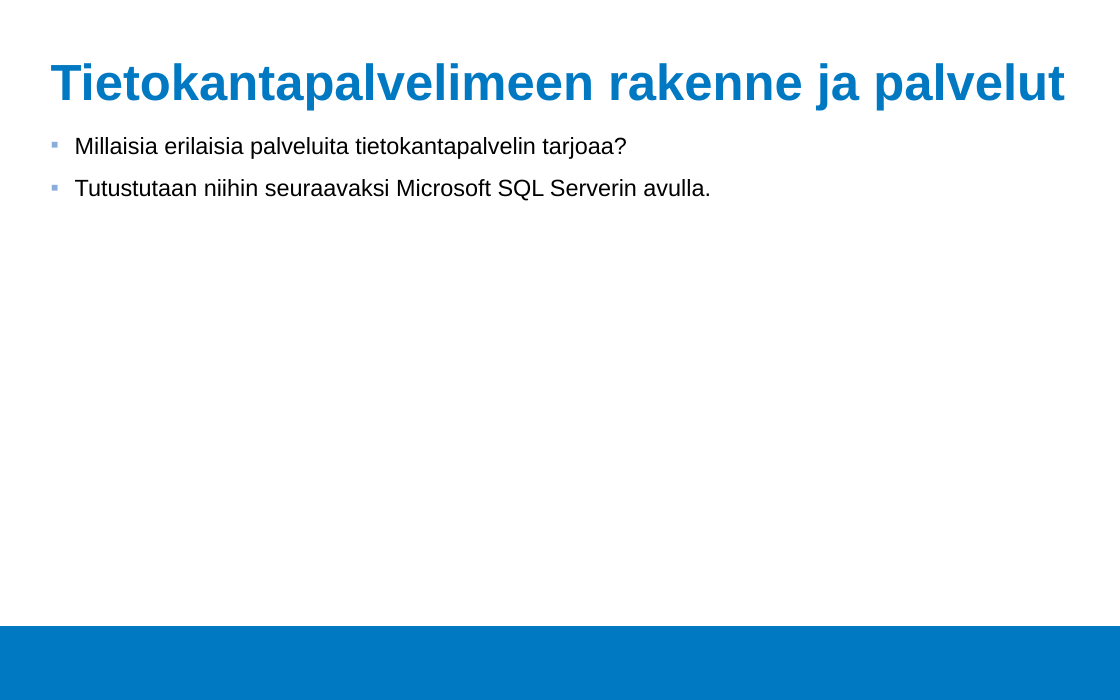
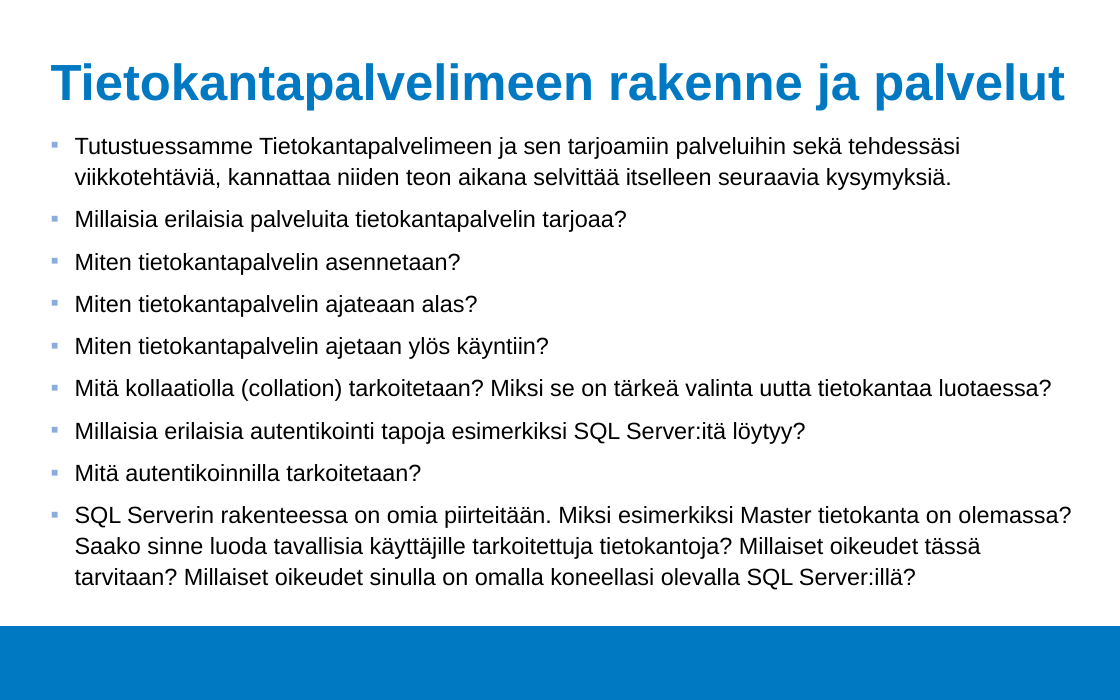
Before and after one commit to Tietokantahallinta/Tietokantahallinta.github.io, a slide deck: slide 7 of luennot/viikko01/Luentokalvot_01.odp (slide 6 before the commit). Drawn at 1120x700 pixels with LibreOffice and Linux fonts; fonts in the diff are those of the drawing; background and template pictures are left out. Boxes give left, top, right and bottom in pixels: in the first picture for what was removed or moved away, otherwise in the second. Text is boxed around its words. In the diff, an @@ line names an element or a change of style, - is before the commit and + after.

```diff
--- a/luennot/viikko01/Luentokalvot_01.odp
+++ b/luennot/viikko01/Luentokalvot_01.odp
@@ text at bbox=[75, 137, 960, 190]: paragraph added @@
+▪ Tutustuessamme Tietokantapalvelimeen ja sen tarjoamiin palveluihin sekä tehdessäsi viikkotehtäviä, kannattaa niiden teon aikana selvittää itselleen seuraavia kysymyksiä.
@@ text at bbox=[75, 253, 1071, 590]: text changed @@
-▪ Tutustutaan niihin seuraavaksi Microsoft SQL Serverin avulla.
+▪ Miten tietokantapalvelin asennetaan?
+▪ Miten tietokantapalvelin ajateaan alas?
+▪ Miten tietokantapalvelin ajetaan ylös käyntiin?
+▪ Mitä kollaatiolla (collation) tarkoitetaan? Miksi se on tärkeä valinta uutta tietokantaa luotaessa?
+▪ Millaisia erilaisia autentikointi tapoja esimerkiksi SQL Server:itä löytyy?
+▪ Mitä autentikoinnilla tarkoitetaan?
+▪ SQL Serverin rakenteessa on omia piirteitään. Miksi esimerkiksi Master tietokanta on olemassa? Saako sinne luoda tavallisia käyttäjille tarkoitettuja tietokantoja? Millaiset oikeudet tässä tarvitaan? Millaiset oikeudet sinulla on omalla koneellasi olevalla SQL Server:illä?
```
Also in this commit, not shown: 6 other slides changed, 2 slides added, 2 other files.
